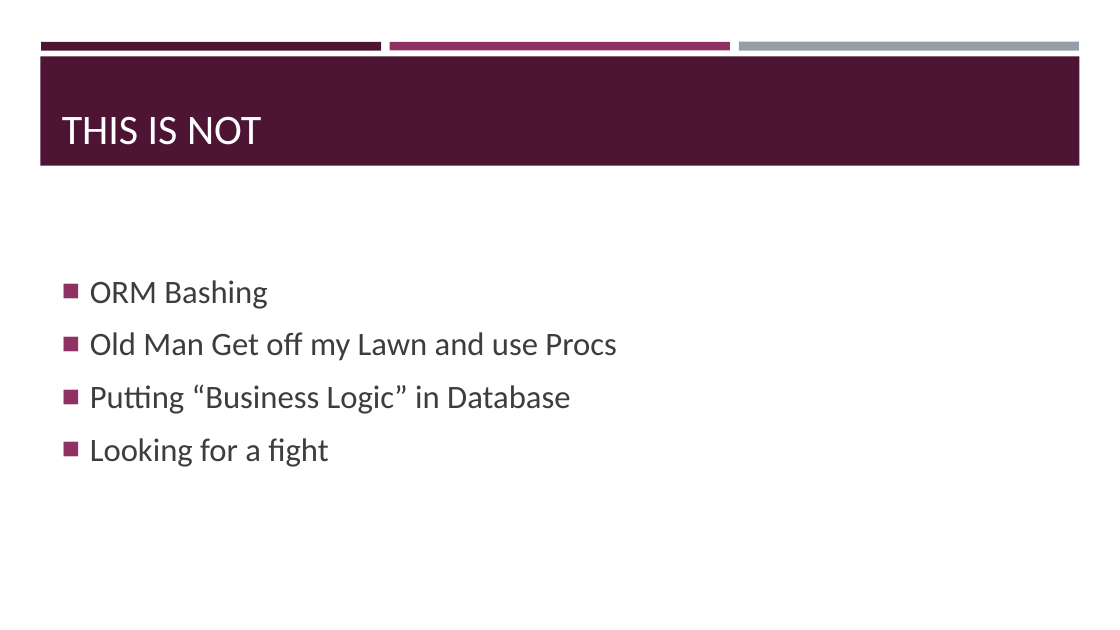
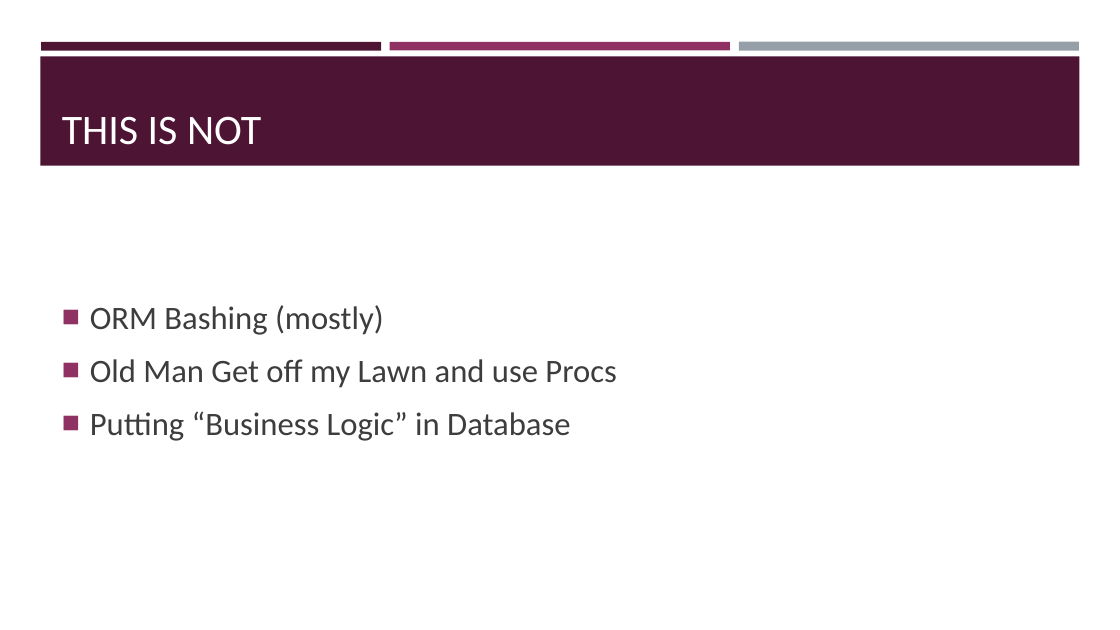
Before and after one commit to zaudtke/Presentations, a slide deck: slide 5 of embracesql/empbracesql.pptx. Drawn at 1120x630 pixels with LibreOffice and Linux fonts; fonts in the diff are those of the drawing. Boxes give left, top, right and bottom in pixels: in the first picture for what was removed or moved away, otherwise in the second. Text is boxed around its words. In the diff, an @@ line names an element or a change of style, - is before the commit and + after.

```diff
--- a/embracesql/empbracesql.pptx
+++ b/embracesql/empbracesql.pptx
@@ text at <box>90,305,384,335</box>: text changed @@
-■ ORM Bashing
+■ ORM Bashing (mostly)
@@ text at <box>90,438,328,467</box>: paragraph removed @@
-■ Looking for a fight
```
Also in this commit, not shown: 10 other slides changed, 5 slides added, 1 slide removed.
